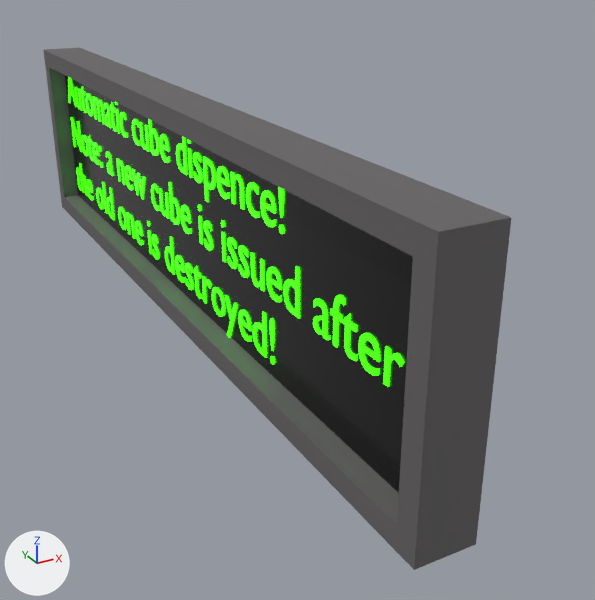
Before and after pictures for a commit that changed the FBX model station_echo/Assets/Models/LVL1/board1.fbx.
One viewpoint serves both versions: a camera (50 mm lens) standing at (-59.27, -19.12, 57.52) and looking at (-53.14, -7.99, 51.95). Arrows for +X, +Y and +Z are at lower left; the lights stay in place.

Before the edit, the objects in view are built like this:
```python
me_cube_006 = bpy.data.meshes.new('Cube.006')
me_cube_006.from_pydata(...)  # 11570 vertices, 17153 faces; spans x -0.4..0.42, y -7.59..6.72, z -1.83..1.84
# faces by material slot: [13, 1, 17139]
me_cube_006.materials.append(mat_board1_1)  # dark grey #656264
me_cube_006.materials.append(mat_board1_2)  # black #101010
me_cube_006.materials.append(mat_board1_3)  # green #00e701
ob_cube_001 = bpy.data.objects.new('Cube.001', me_cube_006)
ob_cube_001.location = (-54.59, -6.26, 53.39)
```
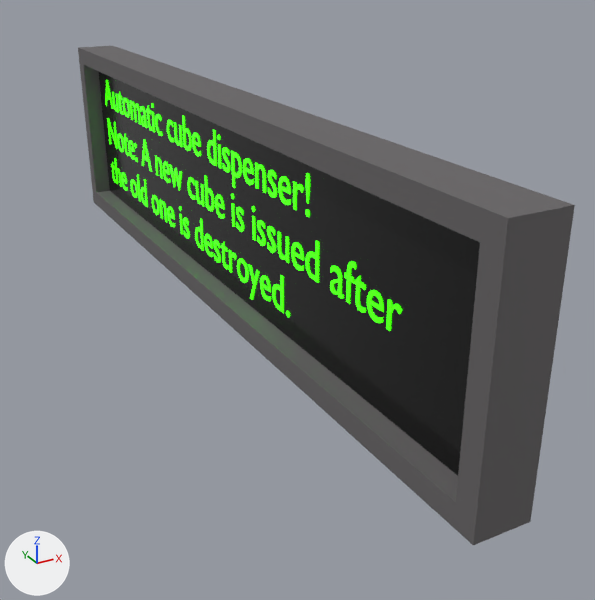
Boxes [x1, y1, x2, y2] around the edits, measured in the pictures (595 x 600 px; the box of a moved part takes in the faces that stretch with it):
'Cube.001', reshaped, moved (6% wider)
    before: [43, 47, 511, 570]
    after: [78, 46, 575, 545]
part 1 of me_cube_006, moved or reshaped
    before: [225, 295, 238, 337]
    after: [248, 264, 259, 300]
part 2 of me_cube_006, added
    after: [180, 214, 183, 234]
part 3 of me_cube_006, added
    after: [137, 174, 141, 202]
part 4 of me_cube_006, added
    after: [252, 216, 256, 241]
part 5 of me_cube_006, added
    after: [231, 203, 235, 227]
part 6 of me_cube_006, moved or reshaped
    before: [131, 169, 145, 199]
    after: [169, 165, 182, 191]
part 7 of me_cube_006, moved or reshaped
    before: [68, 77, 77, 107]
    after: [142, 139, 152, 172]
part 8 of me_cube_006, moved or reshaped
    before: [71, 117, 82, 152]
    after: [107, 118, 117, 148]
part 9 of me_cube_006, rebuilt
    before: [313, 298, 331, 340]
    after: [367, 290, 384, 323]
part 10 of me_cube_006, rebuilt
    before: [93, 143, 100, 165]
    after: [128, 140, 135, 160]
part 11 of me_cube_006, rebuilt
    before: [125, 165, 133, 190]
    after: [163, 162, 170, 183]
part 12 of me_cube_006, rebuilt
    before: [81, 135, 89, 156]
    after: [117, 133, 124, 152]
part 13 of me_cube_006, deleted (green)
    before: [75, 86, 404, 387]
part 14 of me_cube_006, built on
    before: [86, 93, 300, 319]
    after: [105, 80, 402, 331]

Patch to the scene script:
```diff
--- a/station_echo/Assets/Models/LVL1/board1.fbx.py
+++ b/station_echo/Assets/Models/LVL1/board1.fbx.py
@@ me_cube_006 @@
 # used by ob_cube_001; location = (-54.59, -6.26, 53.39)
-me_cube_006.from_pydata(...)  # 11570 vertices, 17153 faces; spans x -0.4..0.42, y -7.59..6.72, z -1.83..1.84
+me_cube_006.from_pydata(...)  # 11278 vertices, 16715 faces; spans x -0.4..0.42, y -7.59..6.72, z -1.83..1.84
+# me_cube_006 part 1: the loose piece of 16 vertices spanning x -0.09..0.09, y -2.67..-2.23, z -1.51..-0.83 is scaled about its middle by (0.398, 0.881, 0.881), then moved by (-0.04, 0.82, 0.12)
+# me_cube_006 part 2: a new loose piece, a box spanning x -0.081..-0.011, y 1.545..1.623, z -1.143..-0.748, in mat_board1_3 (green #00e701)
+# me_cube_006 part 3: a new loose piece, a box spanning x -0.081..-0.011, y 4.026..4.104, z -1.143..-0.542, in mat_board1_3 (green #00e701)
+# me_cube_006 part 4: a new loose piece, a box spanning x -0.081..-0.011, y -1.699..-1.621, z -0.262..0.134, in mat_board1_3 (green #00e701)
+# me_cube_006 part 5: a new loose piece, a box spanning x -0.081..-0.011, y -0.922..-0.844, z -0.262..0.134, in mat_board1_3 (green #00e701)
+# me_cube_006 part 6: the loose piece of 26 vertices spanning x -0.09..0.09, y 1.22..1.93, z -0.29..0.17 is scaled about its middle by (0.398, 0.881, 0.881), then moved by (-0.04, 0.13, -0.01)
+# me_cube_006 part 7: the loose piece of 22 vertices spanning x -0.09..0.09, y 5.59..6.26, z 0.72..1.41 is scaled about its middle by (0.398, 0.881, 0.881), then moved by (-0.04, -2.5, -1.02)
+# me_cube_006 part 8: the loose piece of 20 vertices spanning x -0.09..0.09, y 5.55..6.19, z -0.28..0.4 is scaled about its middle by (0.398, 0.881, 0.881), then moved by (-0.04, -0.17, -0.02)
+# me_cube_006 part 9: the loose piece of 348 vertices spanning x -0.09..0.09, y -5.31..-4.92, z -0.29..0.18 is rebuilt with 198 vertices and now spans x -0.08..-0.01, y -5.27..-4.92, z -0.27..0.14
+# me_cube_006 part 10: the loose piece of 198 vertices spanning x -0.09..0.09, y 4.15..4.55, z -0.29..0.18 is rebuilt with 198 vertices and now spans x -0.08..-0.01, y 4.19..4.54, z -0.27..0.14
+# me_cube_006 part 11: the loose piece of 198 vertices spanning x -0.09..0.09, y 1.97..2.37, z -0.29..0.18 is rebuilt with 198 vertices and now spans x -0.08..-0.01, y 2.05..2.41, z -0.27..0.14
+# me_cube_006 part 12: the loose piece of 192 vertices spanning x -0.09..0.09, y 4.96..5.44, z -0.29..0.18 is rebuilt with 192 vertices and now spans x -0.08..-0.01, y 4.91..5.33, z -0.27..0.14
+# me_cube_006 part 13: 46 loose pieces with 5838 vertices, spanning x -0.09..0.09, y -6.78..6.26, z -1.29..1.41, are deleted
+# me_cube_006 part 14: 4696 vertices removed from x -0.09..0.09, y -4.56..5.39, z -1.29..1.4; 9688 vertices added at x -0.08..-0.01, y -5.65..6.05, z -1.15..1.23
 me_cube_006.materials.append(mat_board1_1)
@@ ob_cube_001 @@
 ob_cube_001 = bpy.data.objects.new('Cube.001', me_cube_006)
-ob_cube_001.location = (-54.59, -6.26, 53.39)
+ob_cube_001.location = (-53.82, -6.26, 53.39)
```
